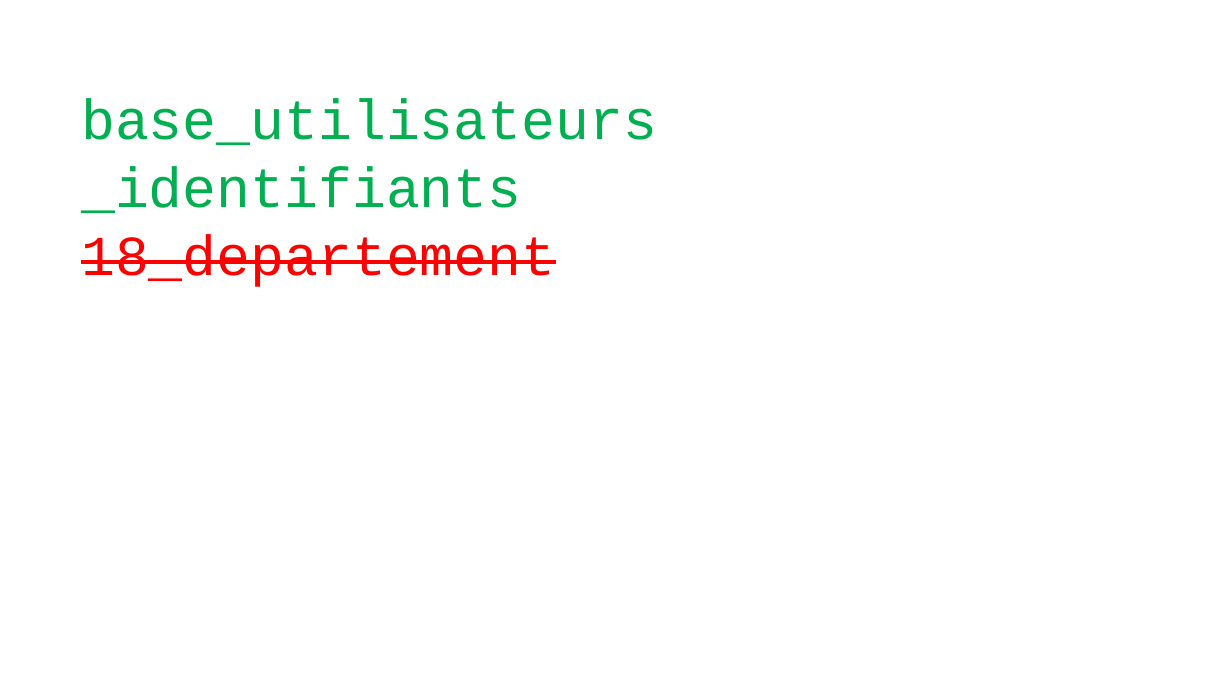
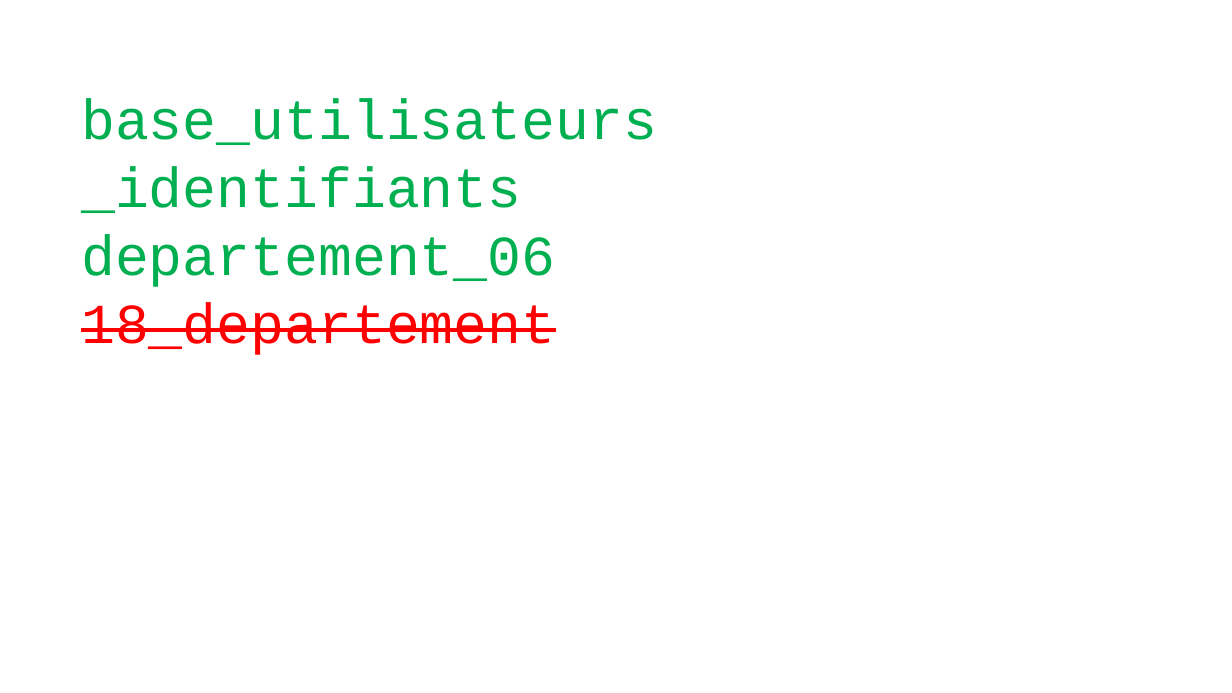
Before and after one commit to parmentelat/flotpython-archive, a slide deck: slide 6 of w1/w1-s6-av-slide1.pptx. Drawn at 1232x693 pixels with LibreOffice and Linux fonts; fonts in the diff are those of the drawing. Boxes give left, top, right and bottom in pixels: in the first picture for what was removed or moved away, otherwise in the second. Text is boxed around its words. In the diff, an @@ line names an element or a change of style, - is before the commit and + after.

```diff
--- a/w1/w1-s6-av-slide1.pptx
+++ b/w1/w1-s6-av-slide1.pptx
@@ text at bbox=[81, 234, 555, 287]: paragraph added @@
+departement_06
```
Also in this commit, not shown: 16 other files.
